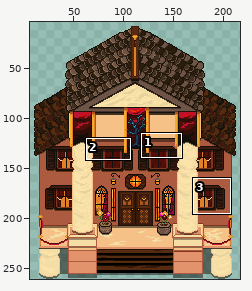
Edited in one commit: sprite sheet (Assets/Art/Sprites/Objects/Buildings/mansion_present.png). The first picture is a wide view before the edit; the outline marks the close-up.
Close-up. Old version:
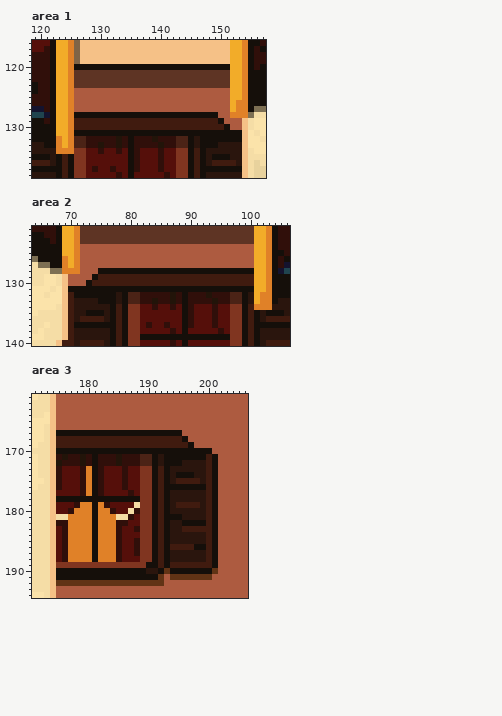
The file is 224x261 pixels. Colours within 5 levels of each other are drawn and written as one. Shown: area 1: x 119..157, y 116..138; area 2: x 64..106, y 121..140; area 3: x 171..206, y 161..194. The wide view leaves out empty margins. The commit also changed other parts of the picture, which this record leaves out.
The result:
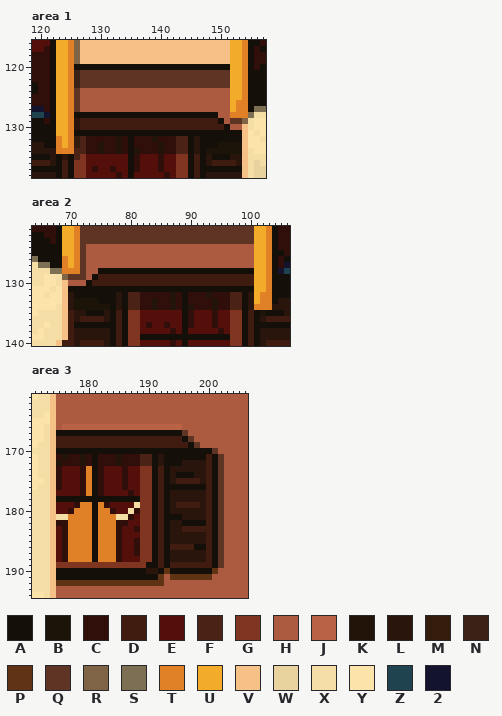
Palette (. is transparent): A #150f0a  B #1c1409  C #300f0a  D #401b0f  E #550f0a  F #4b2316  G #803520  H #ad5b40  J #ba6245  K #221409  L #2a150d  M #341c0d  N #3a2217  P #613315  Q #5e3424  R #806446  S #7d6f53  T #e08128  U #f2ac29  V #f5c187  W #e8d29d  X #f5dda6  Y #fbe3aa  Z #20444f  2 #14132e
The exact change:
Area 1:
The edit turns colour L into colour B in row 133 at x 150 to 153; in row 134 at x 148 to 153.
The edit turns colour E into colour C in row 134 at x 128 to 129, 131 to 132, 134, 137 to 139 and 141 to 142.
The edit turns colour G into colour F in row 134 at x 126 to 127 and 143 to 144; in row 135 at x 126.
The edit turns colour C into colour K in row 134 at x 130, 133, 136 and 140.
The edit turns colour D into colour L in rows 129 to 130 at x 126; in row 134 at x 146; in row 135 at x 124.
The edit turns colour F into colour M in rows 132 to 133 at x 126.
The edit turns colour Q into colour N in rows 121 to 123 at x 126.
The edit turns colour H into colour Q in rows 124 to 127 at x 126; in row 129 at x 152 to 153.
The edit turns colour V into colour R in row 129 at x 154.
Area 2:
The edit turns colour L into colour B in row 133 at x 71 to 74; in row 134 at x 71 to 76; in row 135 at x 102.
The edit turns colour E into colour C in row 134 at x 82 to 83, 85 to 86, 88, 91 to 93 and 95 to 96.
The edit turns colour G into colour F in row 134 at x 80 to 81 and 97 to 98.
The edit turns colour C into colour K in row 134 at x 84, 87, 90 and 94.
The edit turns colour D into colour L in rows 132 to 133 at x 70; in row 134 at x 70, 78 and 100.
The edit turns colour H into colour Q in rows 124 to 128 at x 72; in row 129 at x 70 to 72.
The edit turns colour V into colour R in row 129 at x 69.
Area 3:
The edit turns colour H into colour J in row 166 at x 176 to 195.
The edit turns colour H into colour Q in row 167 at x 196; in row 168 at x 197; in row 169 at x 198; in row 170 at x 201; in rows 171 to 189 at x 202.
Where, in picture pixels (left, top, right, bottom), the same in both close-ups:
changed: (62, 70, 248, 160)
changed: (62, 244, 266, 316)
changed: (62, 424, 224, 568)
